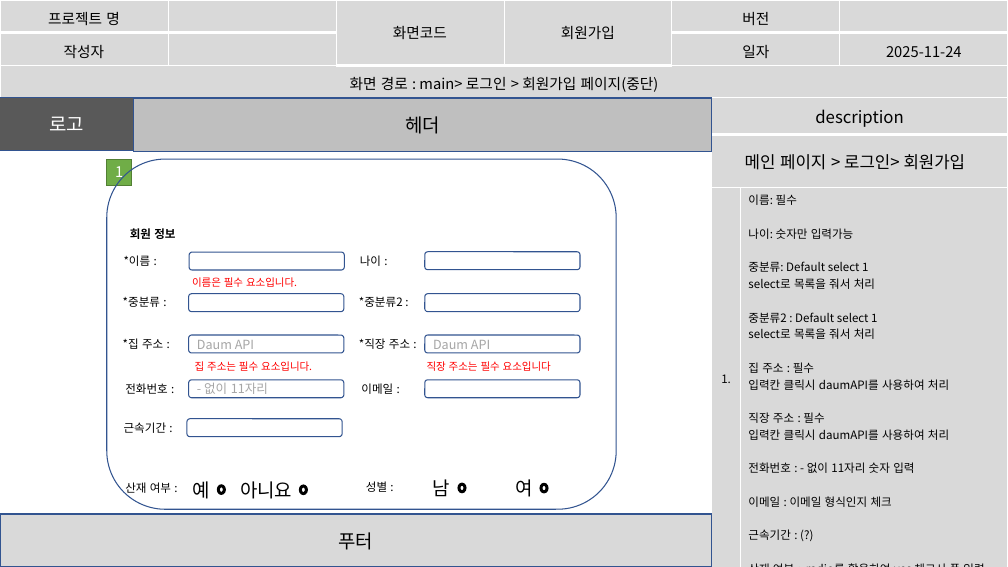
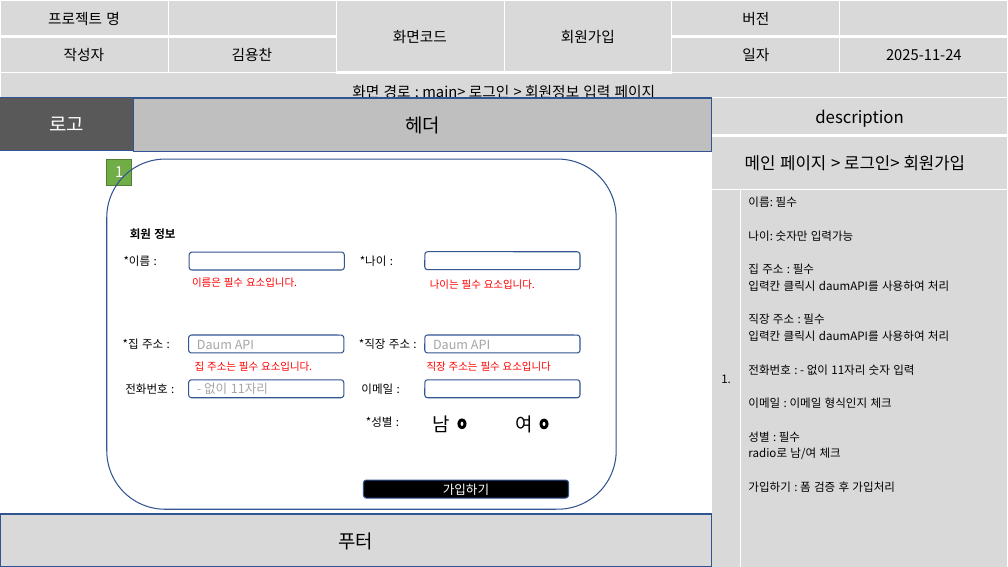
Before and after one commit to imyongchan/source, a slide deck: slide 16 of 스토리보드- 11.20/스토리보드_종합중 (2).pptx (slide 19 before the commit). Drawn at 1008x567 pixels with LibreOffice and Linux fonts; fonts in the diff are those of the drawing. Boxes give left, top, right and bottom in pixels: in the first picture for what was removed or moved away, otherwise in the second. Text is boxed around its words. In the diff, an @@ line names an element or a change of style, - is before the commit and + after.

```diff
--- a/스토리보드- 11.20/스토리보드_종합중 (2).pptx
+++ b/스토리보드- 11.20/스토리보드_종합중 (2).pptx
@@ table at [0, 0, 1007, 103] @@
-row 2, column 2: 
+row 2, column 2: 김용찬
-row 3, column 1: 화면 경로 : main> 로그인 > 회원가입 페이지(중단)
+row 3, column 1: 화면 경로 : main> 로그인 > 회원정보 입력 페이지
@@ table at [712, 98, 1008, 567] @@
-row 3, column 2: 이름: 필수 / 나이: 숫자만 입력가능 / 중분류: Default select 1 / select로 목록을 줘서 처리 / 중분류2 : Default select 1 / select로 목록을 줘서 처리 / 집 주소 : 필수 / 입력칸 클릭시 daumAPI를 사용하여 처리 / 직장 주소 : 필수 / 입력칸 클릭시 daumAPI를 사용하여 처리 / 전화번호 : - 없이 11자리 숫자 입력 / 이메일 : 이메일 형식인지 체크 / 근속기간 : (?) / 산재 여부 : radio를 활용하여 yes 체크시 폼 입력 가능하게 하기 / 성별 : radio로 남/여 체크
+row 3, column 2: 이름: 필수 / 나이: 숫자만 입력가능 / 집 주소 : 필수 / 입력칸 클릭시 daumAPI를 사용하여 처리 / 직장 주소 : 필수 / 입력칸 클릭시 daumAPI를 사용하여 처리 / 전화번호 : - 없이 11자리 숫자 입력 / 이메일 : 이메일 형식인지 체크 / 성별 : 필수 / radio로 남/여 체크 / 가입하기 : 폼 검증 후 가입처리
@@ text at [360, 255, 387, 266]: text changed @@
-나이 :
+*나이 :
@@ text removed at [123, 297, 160, 307] @@
-*중분류 :
@@ rounded rectangle removed at [189, 294, 344, 312] @@
@@ text removed at [359, 297, 403, 307] @@
-*중분류2 :
@@ rounded rectangle removed at [425, 294, 580, 312] @@
@@ text added at [430, 279, 535, 289], 10 pt, text #FF0000 @@
+나이는 필수 요소입니다.
@@ rounded rectangle removed at [187, 419, 342, 437] @@
@@ text at [366, 416, 393, 427]: text changed @@
-성별 :
+*성별 :
@@ 2 texts, 2 donuts: place and size @@
-2 texts, 2 donuts at [433, 479, 548, 497]
+2 texts, 2 donuts at [433, 415, 548, 433]
@@ text removed at [124, 422, 167, 433] @@
-근속기간 :
@@ text removed at [125, 482, 171, 496] @@
-산재 여부 :
@@ text removed at [192, 481, 209, 499] @@
-예
@@ donut removed at [218, 485, 226, 495] @@
@@ text removed at [240, 481, 292, 499] @@
-아니요
@@ donut removed at [299, 485, 308, 495] @@
@@ rounded rectangle added at [364, 480, 569, 498], fill #000000, outline #325491 1 pt, 12 pt, text #FFFFFF @@
+가입하기
```
Also in this commit, not shown: 31 other slides changed, 14 slides added, 5 slides removed.
